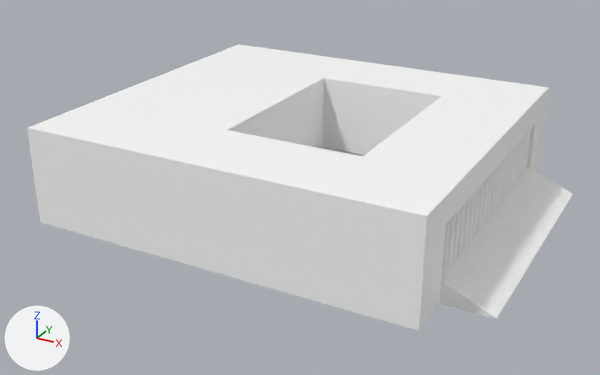
What one commit did to the FBX model Game/Assets/Penn Station/Models/Moynihan.fbx.
One viewpoint serves both versions: a 50 mm camera at (172.5, -309.3, 113.5) aimed at (54.2, -94.3, 6.0). Arrows for +X, +Y and +Z are at lower left; the lights stay in place. Where no turn or scale is listed for an object, it has been applied to the vertices. Vertices at the same position are counted once.

In view in the first picture: 'Moynihan_Exterior', 'Moynihan_Interior'.
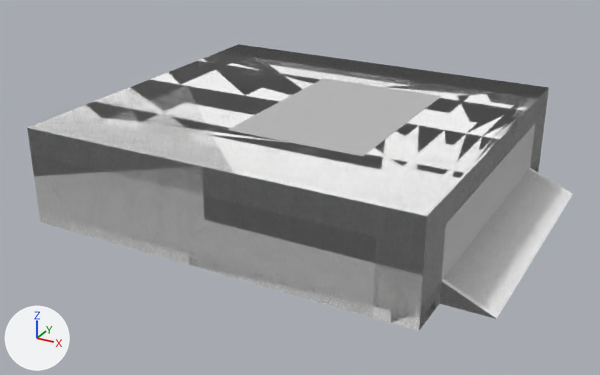
Diff of the bpy script that builds the scene:
```diff
--- a/Game/Assets/Penn Station/Models/Moynihan.fbx.py
+++ b/Game/Assets/Penn Station/Models/Moynihan.fbx.py
@@ mat_moynihan_ceiling_mat @@
+mat_moynihan_ceiling_mat = principled_material('Moynihan_Ceiling_MAT')
+mat_moynihan_ceiling_mat.base_color = (0.5, 0.5, 0.5)  # grey #bcbcbc
+mat_moynihan_ceiling_mat.roughness = 0.749
@@ mat_moynihan_walls_mat @@
+mat_moynihan_walls_mat = principled_material('Moynihan_Walls_MAT')
+mat_moynihan_walls_mat.base_color = (0.5, 0.5, 0.5)  # grey #bcbcbc
@@ mat_bboxlambert1 @@
+mat_bboxlambert1 = principled_material('BBoxLambert1')
+mat_bboxlambert1.base_color = (0.5, 0.5, 0.5)  # grey #bcbcbc
@@ mat_bboxlambert2 @@
+mat_bboxlambert2 = principled_material('BBoxLambert2')
+mat_bboxlambert2.base_color = (0.5, 0.5, 0.5)  # grey #bcbcbc
@@ me_mesh_001 @@
 # used by ob_moynihan_interior; location = (0.0, 0.0, 0.0)
-me_mesh_001.from_pydata(...)  # 42 vertices, 36 faces; spans x 17.3..102.6, y -130.2..-43.6, z 0.0..13.0
+me_mesh_001.from_pydata(...)  # 74 vertices, 62 faces; spans x 17.3..115.0, y -141.0..-32.9, z 0.0..13.0
+# me_mesh_001 part 2: 28 faces spanning x 17.3..102.6, y -130.2..-43.6, z 0.0..13.0 switch from mat_marble_mat (white #ffffff) to mat_moynihan_walls_mat (grey #bcbcbc)
+me_mesh_001.materials.append(mat_moynihan_ceiling_mat)  # grey #bcbcbc
@@ me_mesh_003 @@
 # used by ob_moynihan_col; location = (0.0, 0.0, 0.0)
-me_mesh_003.from_pydata(...)  # 69 vertices, 52 faces; spans x 17.3..102.6, y -130.2..-43.6, z -2.0..5.0
-me_mesh_003.materials.append(mat_protoype_mat)  # white #ffffff
+me_mesh_003.from_pydata(...)  # 121 vertices, 80 faces; spans x -10.0..130.0, y -144.6..-29.3, z -2.0..31.0
+# me_mesh_003 part 1: 16 vertices moved from x 99.6..102.6, y -130.2..-43.6, z 0.0..5.0 to x 99.6..102.6, y -130.2..-43.6, z 0.0..2.8; 9 vertices removed from x 17.3..102.6, y -130.2..-43.6, z 0.0..5.0; 61 vertices added at x -10.0..130.0, y -144.6..-29.3, z 0.0..31.0
+me_mesh_003.materials.append(mat_bboxlambert1)  # grey #bcbcbc
+me_mesh_003.materials.append(mat_bboxlambert2)  # grey #bcbcbc
+me_mesh_003.materials.append(mat_floor_marble_mat)  # grey #bcbcbc
+me_mesh_003.materials.append(mat_moynihan_walls_mat)  # grey #bcbcbc
```

Where the change shows, as pixel boxes (x1, y1, x2, y2) in the pictures (600 x 375 px):
part 1 of me_mesh_003, built on: after (28, 44, 566, 330)
part 2 of me_mesh_001, recoloured: before (296, 127, 386, 155)
